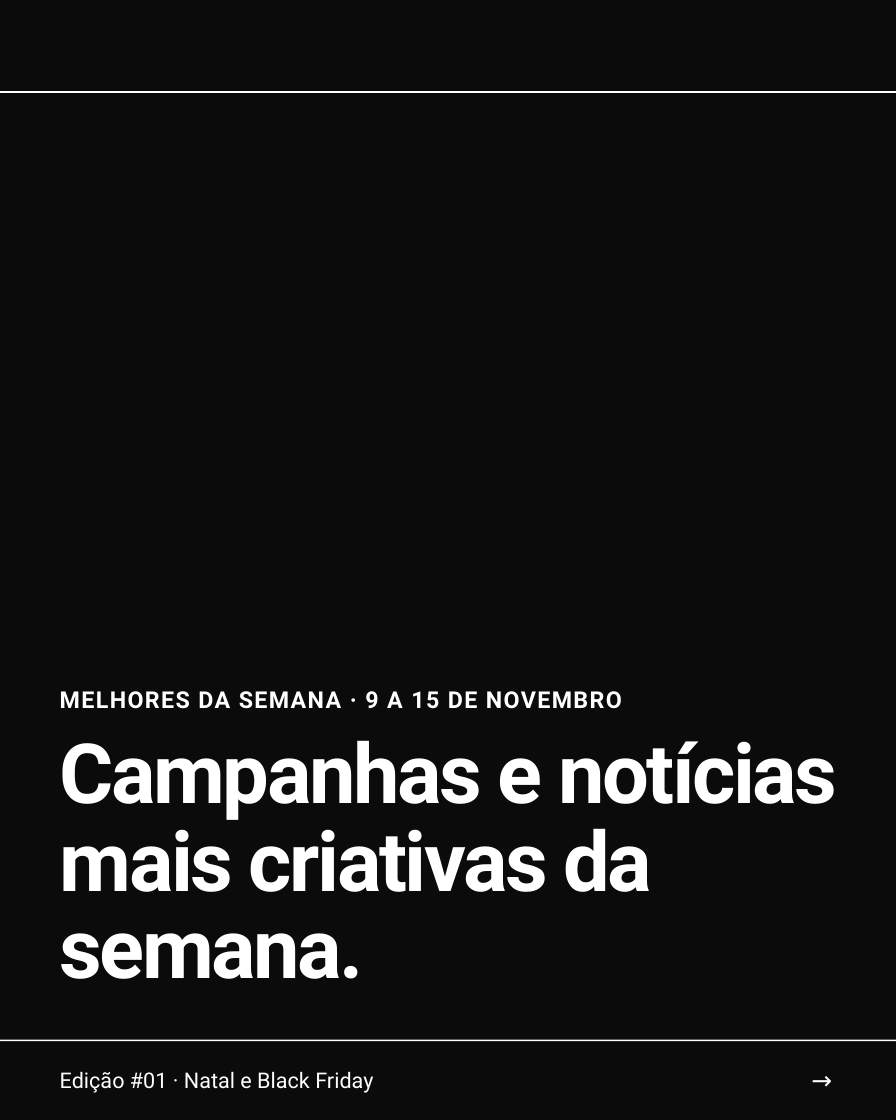
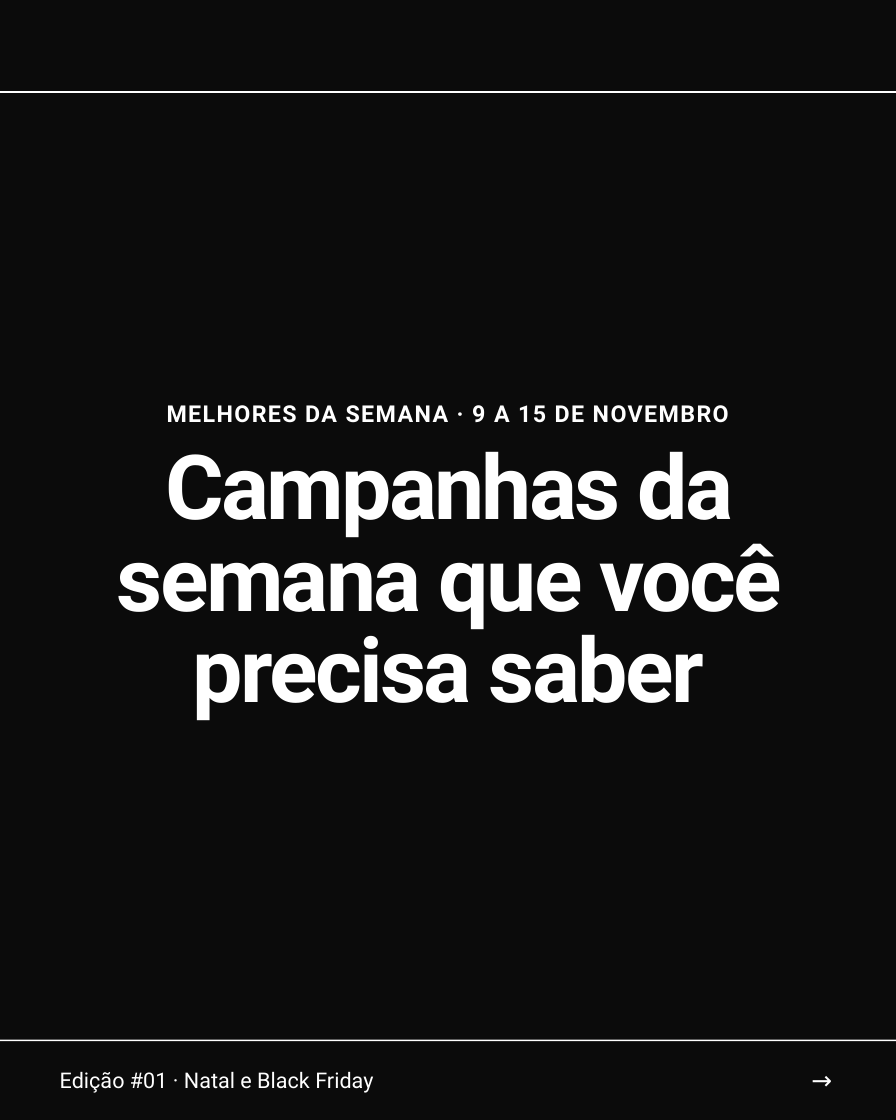
Before and after one commit to andrezaoli22-tech/meta-business-mcp-render, a slide deck: slide 1 of carrosseis/rp-news-semanal-01-v2/rp-news-semanal-01.pptx. Drawn at 896x1120 pixels with LibreOffice and Linux fonts; fonts in the diff are those of the drawing; background and template pictures are left out. Boxes give left, top, right and bottom in pixels: in the first picture for what was removed or moved away, otherwise in the second. Text is boxed around its words. In the diff, an @@ line names an element or a change of style, - is before the commit and + after.

```diff
--- a/carrosseis/rp-news-semanal-01-v2/rp-news-semanal-01.pptx
+++ b/carrosseis/rp-news-semanal-01-v2/rp-news-semanal-01.pptx
@@ text "MELHORES DA SEMANA · 9 ...": place and size @@
-text "MELHORES DA SEMANA · 9 ..." at box(60, 691, 622, 709)
+text "MELHORES DA SEMANA · 9 ..." at box(167, 405, 729, 423)
@@ text "MELHORES DA SEMANA · 9 ..." at box(167, 405, 729, 423): alignment left to centre @@
@@ text at box(117, 451, 782, 721): text changed; size 75 to 81 pt @@
-Campanhas e notícias mais criativas da semana.
+Campanhas da semana que você precisa saber
```
Also in this commit, not shown: 6 other files.
